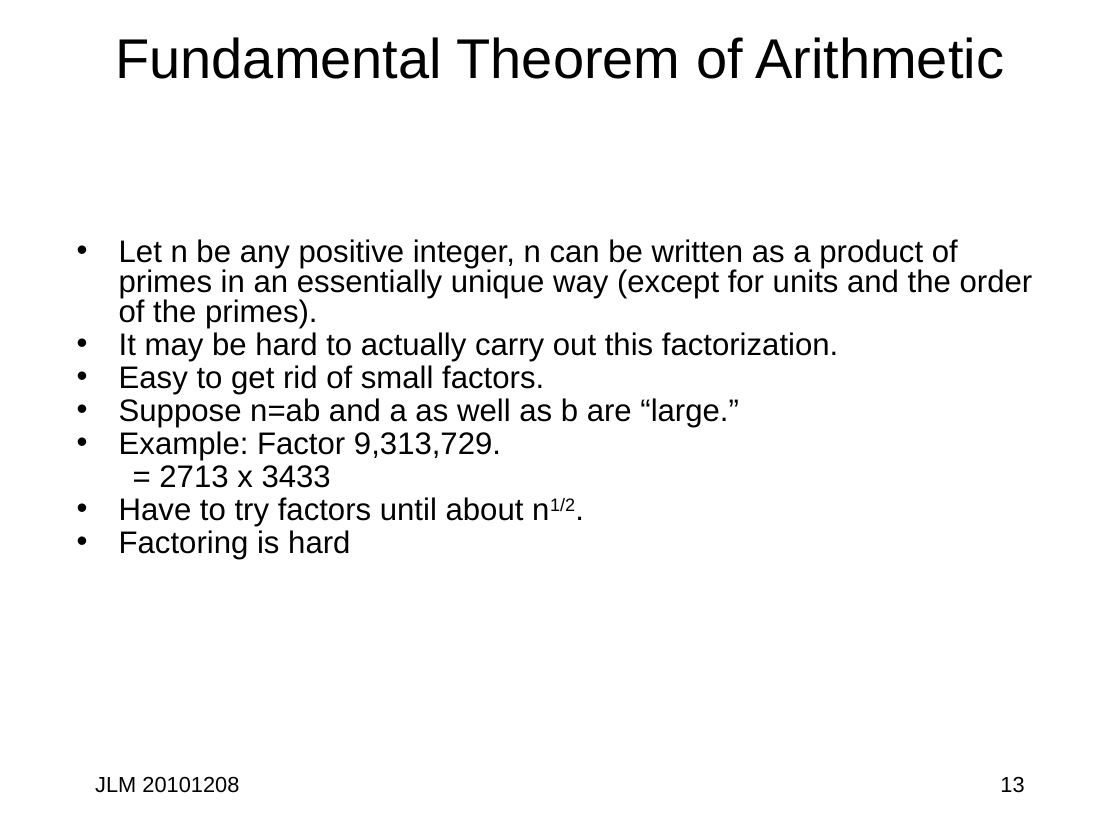
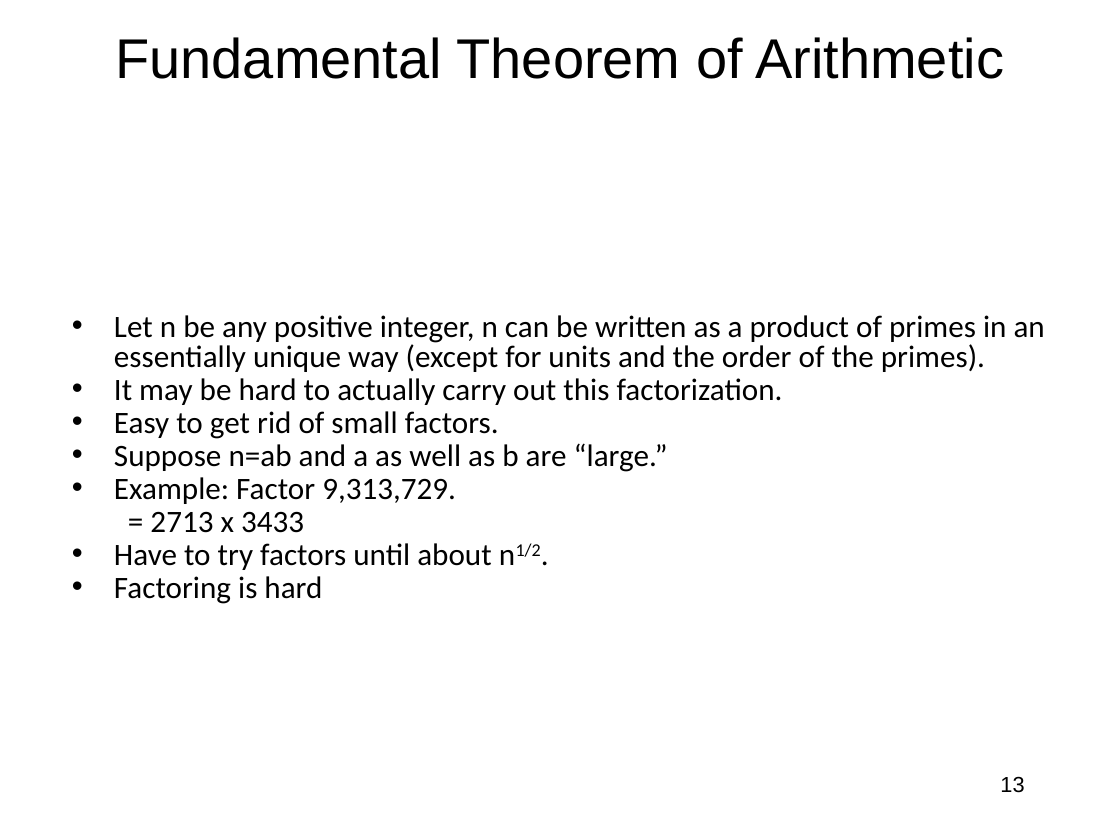
Before and after one commit to jlmucb/class_notes, a slide deck: slide 13 of BerkeleyClass/CS290Spring2013/Lectures/Cryptoclass7.pptx. Drawn at 1120x840 pixels with LibreOffice and Linux fonts; fonts in the diff are those of the drawing. Boxes give left, top, right and bottom in pixels: in the first picture for what was removed or moved away, otherwise in the second. Text is boxed around its words. In the diff, an @@ line names an element or a change of style, - is before the commit and + after.

```diff
--- a/BerkeleyClass/CS290Spring2013/Lectures/Cryptoclass7.pptx
+++ b/BerkeleyClass/CS290Spring2013/Lectures/Cryptoclass7.pptx
@@ text "Let n be any positive ...": place and size @@
-text "Let n be any positive ..." at [119, 239, 1033, 560]
+text "Let n be any positive ..." at [114, 315, 1045, 604]
@@ text "Let n be any positive ..." at [114, 315, 1045, 604]: font Arial to Calibri @@
@@ text removed at [95, 776, 239, 793] @@
-JLM 20101208
```
Also in this commit, not shown: 74 other slides changed, 1 slide added, 1 slide removed, 18 other files.
